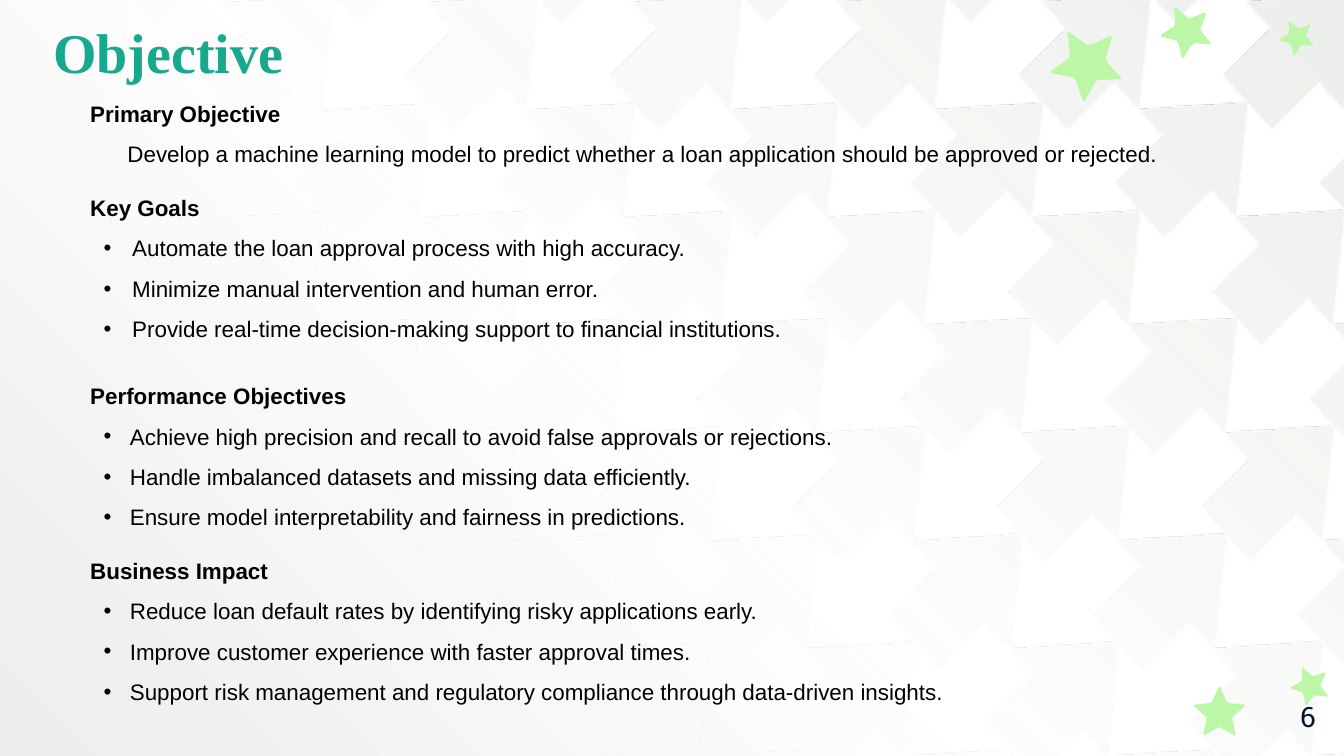
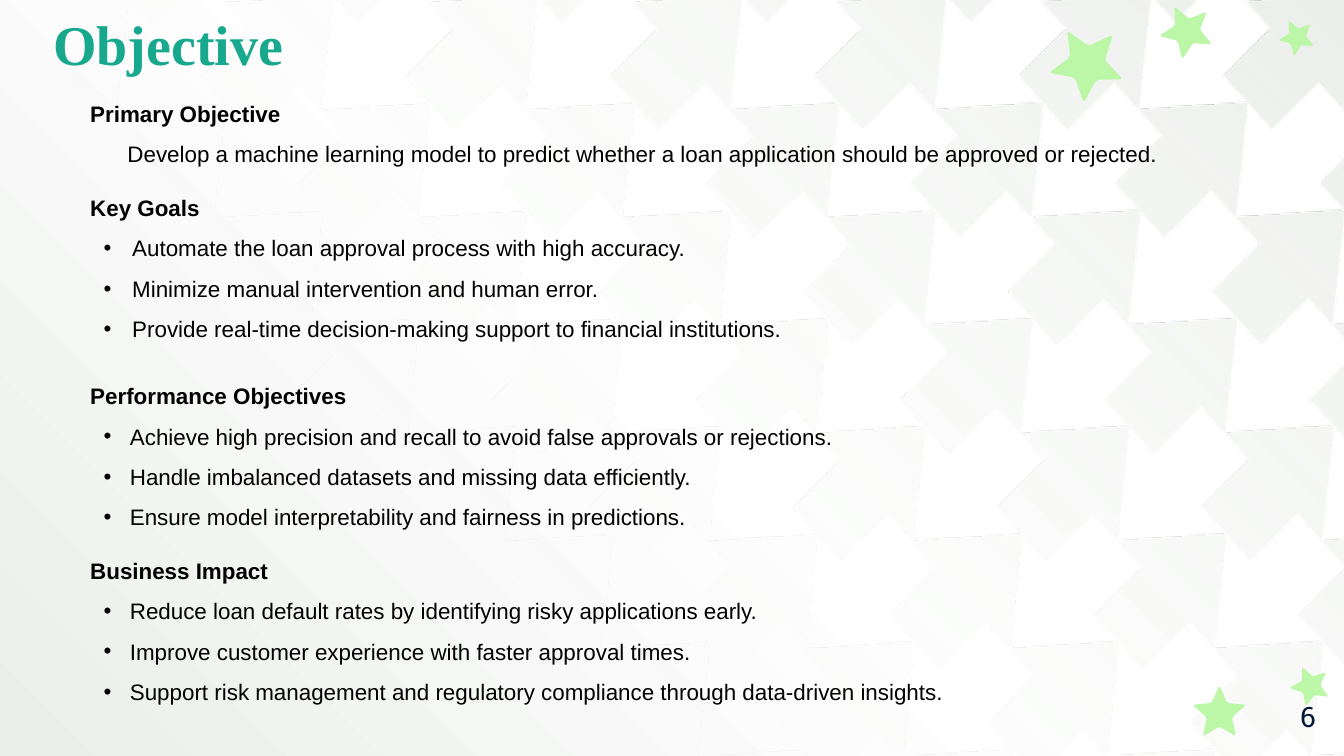
Before and after one commit to ThanigaivelGanapathi/ML-Mini-Project, a slide deck: slide 6 of College Report PPT.pptx. Drawn at 1344x756 pixels with LibreOffice and Linux fonts; fonts in the diff are those of the drawing. Boxes give left, top, right and bottom in pixels: in the first picture for what was removed or moved away, otherwise in the second. Text is boxed around its words. In the diff, an @@ line names an element or a change of style, - is before the commit and + after.

```diff
--- a/College Report PPT.pptx
+++ b/College Report PPT.pptx
@@ title "Objective": place and size @@
-title "Objective" at (53, 34, 283, 84)
+title "Objective" at (53, 26, 283, 75)
```
Also in this commit, not shown: 4 other slides changed, 6 slides added, 5 slides removed.
